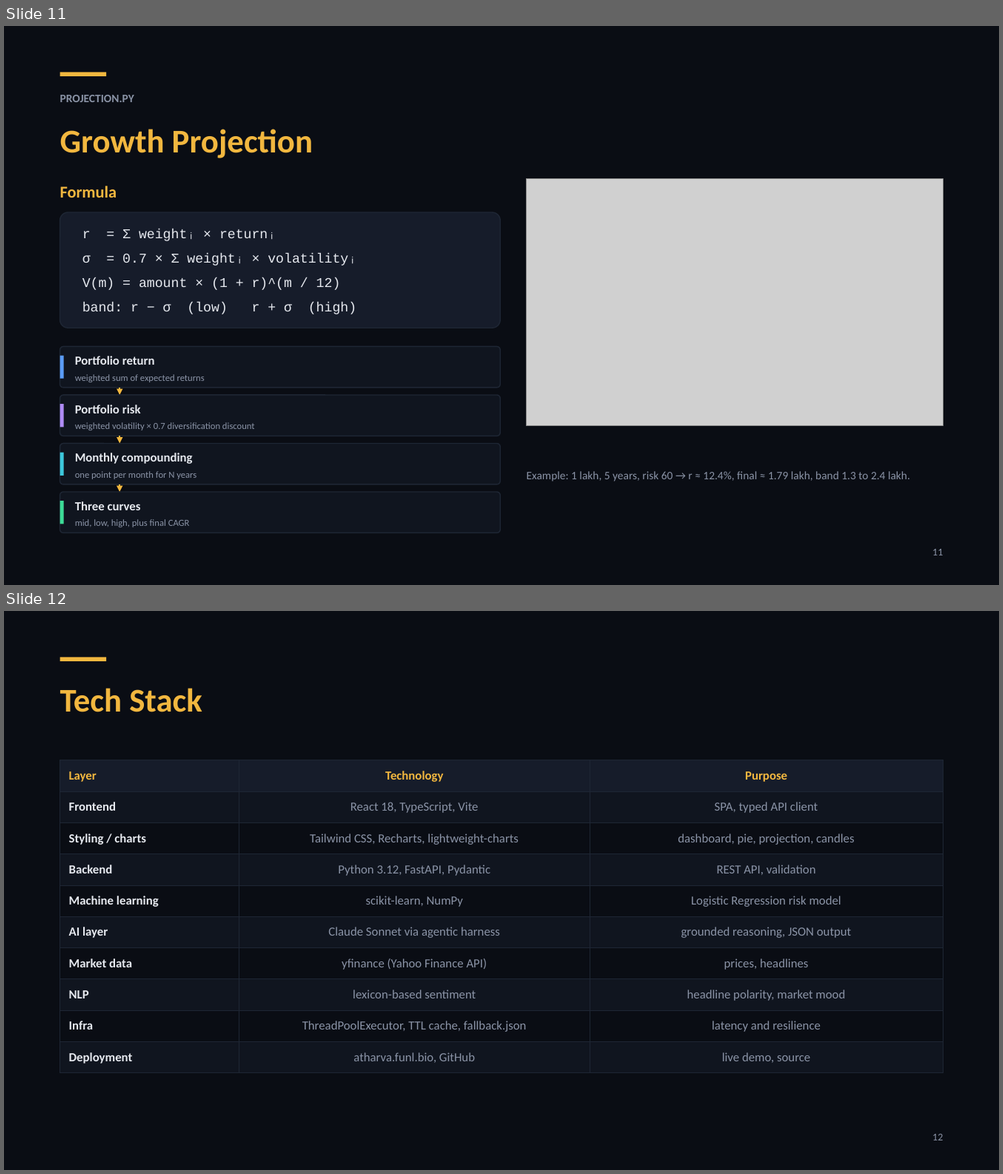
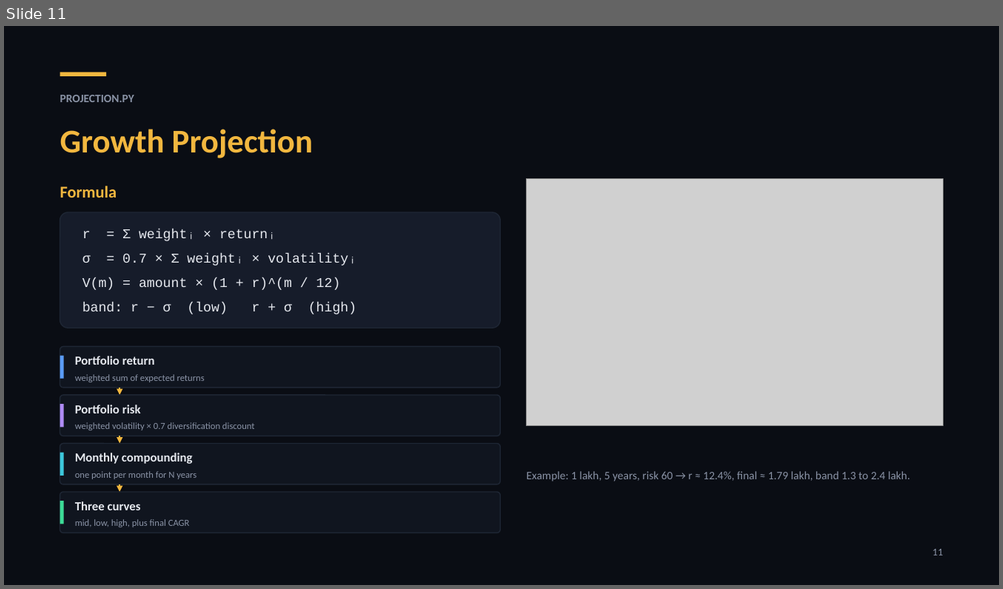
Before and after one commit to Cassian433/ai-investment-advisor, a slide deck: docs/AI-Investment-Advisor.pptx. Shown one above the other, each under a label of ours: slides 11 and 12 before the commit, slide 11 after it. The pictures are 1003x1174 and 1003x589 pixels, drawn with LibreOffice and Linux fonts; fonts in the diff are those of the drawing; grey boxes stand for pictures. Boxes give left, top, right and bottom in pixels: in the first picture for what was removed or moved away, otherwise in the second. Text is boxed around its words. In the diff, an @@ line names an element or a change of style, - is before the commit and + after.

```diff
--- a/docs/AI-Investment-Advisor.pptx
+++ b/docs/AI-Investment-Advisor.pptx
@@ slide 12 removed at box(4, 611, 999, 1170), background #0A0D14 @@
@@ rectangle removed at box(60, 658, 106, 662) @@
@@ text removed at box(60, 688, 202, 712) @@
-Tech Stack
@@ table removed at box(60, 760, 942, 1073), 10 rows, 3 columns @@
-Layer | Technology | Purpose
-Frontend | React 18, TypeScript, Vite | SPA, typed API client
-Styling / charts | Tailwind CSS, Recharts, lightweight-charts | dashboard, pie, projection, candles
-Backend | Python 3.12, FastAPI, Pydantic | REST API, validation
-Machine learning | scikit-learn, NumPy | Logistic Regression risk model
-AI layer | Claude Sonnet via agentic harness | grounded reasoning, JSON output
-Market data | yfinance (Yahoo Finance API) | prices, headlines
-NLP | lexicon-based sentiment | headline polarity, market mood
-Infra | ThreadPoolExecutor, TTL cache, fallback.json | latency and resilience
-Deployment | atharva.funl.bio, GitHub | live demo, source
@@ text removed at box(932, 1134, 942, 1141) @@
-12
```
Also in this commit, not shown: 3 slides changed, 5 slides added, 4 other files.
